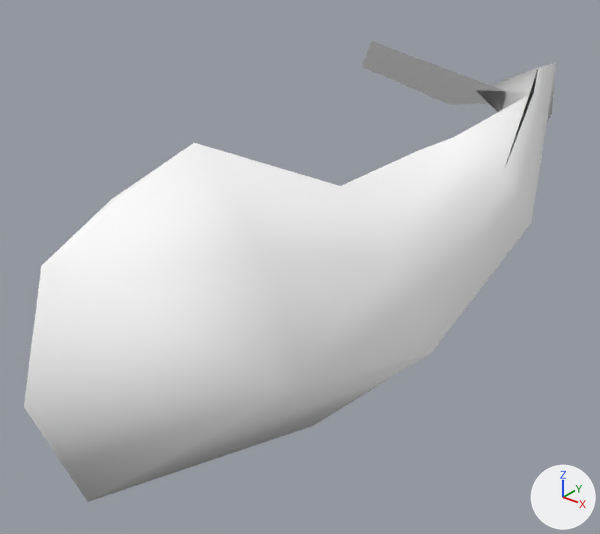
The glTF model public/3d/item/model__item__room.ofs_4875_0/4875fish85.gltf as it was, and as the next commit left it.
One viewpoint serves both versions: a 50 mm camera at (0.261, -0.157, 0.201) aimed at (-0.052, 0.234, -0.042). The lights are fixed; the arrows at lower right show +X, +Y and +Z. The older version comes first.

Names of what the first picture shows: '4875fish85'.
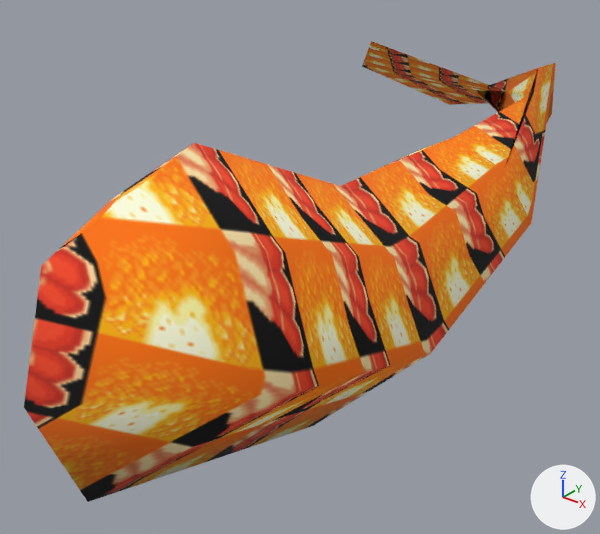
What changed in the scene script:
```text
Add img_fish85:
    img_fish85 = load_image('fish85', '_unpacked/fish85', 64, 32, 'sRGB')
Change mat_fish85_fish85:
    remove mat_fish85_fish85.base_color = (1.0, 1.0, 1.0)  # white #ffffff
    add mat_fish85_fish85.texture = img_fish85
```

Location of each change, [x1, y1, x2, y2] in pixels of the pictures (600 x 534 px):
'4875fish85', surface changed (white to orange): [24, 41, 556, 502] in both
